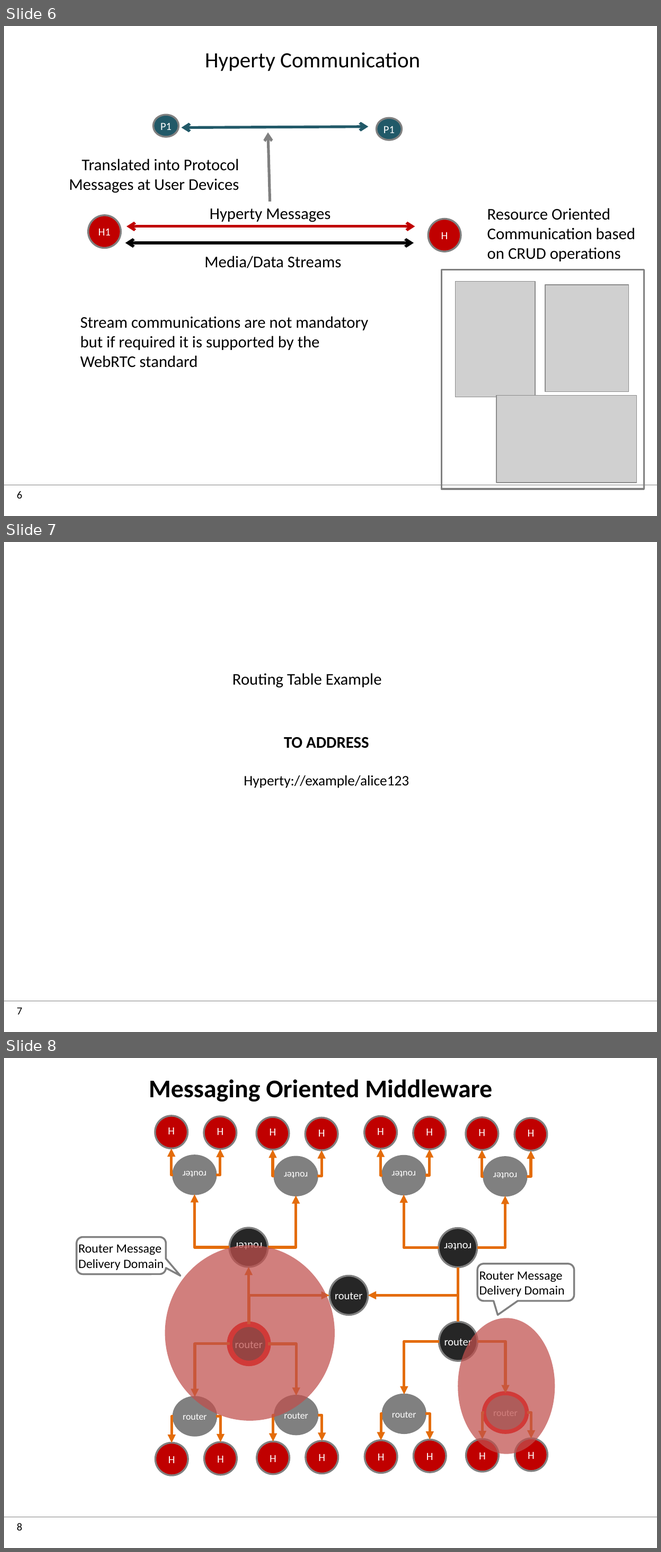
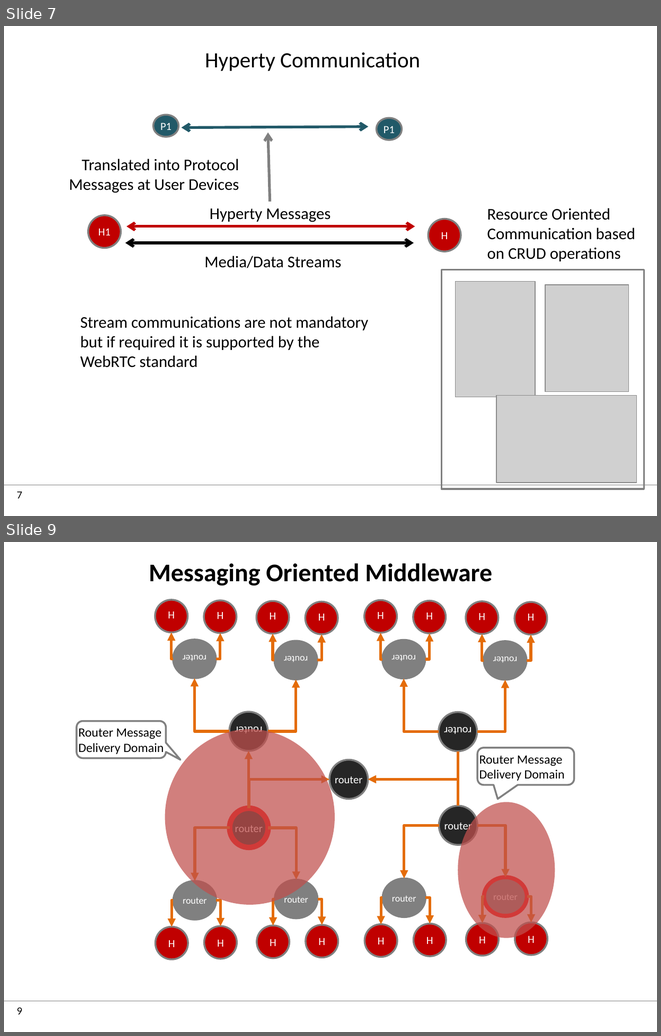
Before and after one commit to reTHINK-project/dev-service-framework, a slide deck: docs/manuals/images.pptx. Shown one above the other, each under a label of ours: slides 6, 7 and 8 before the commit, slides 7 and 9 after it; the slides between them are not shown. The pictures are 661x1552 and 661x1036 pixels, drawn with LibreOffice and Linux fonts; fonts in the diff are those of the drawing; grey boxes stand for pictures; background and template pictures are left out. Boxes give left, top, right and bottom in pixels: in the first picture for what was removed or moved away, otherwise in the second. Text is boxed around its words. In the diff, an @@ line names an element or a change of style, - is before the commit and + after.

Commit message:
manuals update: - hyperty picture improved - trust model reviewed

```diff
--- a/docs/manuals/images.pptx
+++ b/docs/manuals/images.pptx
@@ slide 7 removed at [4,542,657,1032], background #FFFFFF; not listed: 2 template elements that a slide beside it also shows @@
@@ text removed at [232,673,382,688] @@
-Routing Table Example
@@ text removed at [244,737,409,788] @@
-TO ADDRESS
-Hyperty://example/alice123
@@ what was slide 6 is now slide 7 @@
@@ page number at [17,491,22,498]: text changed @@
-6
+7
@@ what was slide 8 is now slide 9 @@
@@ page number at [17,1007,22,1014]: text changed @@
-8
+9
```
Also in this commit, not shown: 2 slides changed, 5 slides added, 3 other files.
